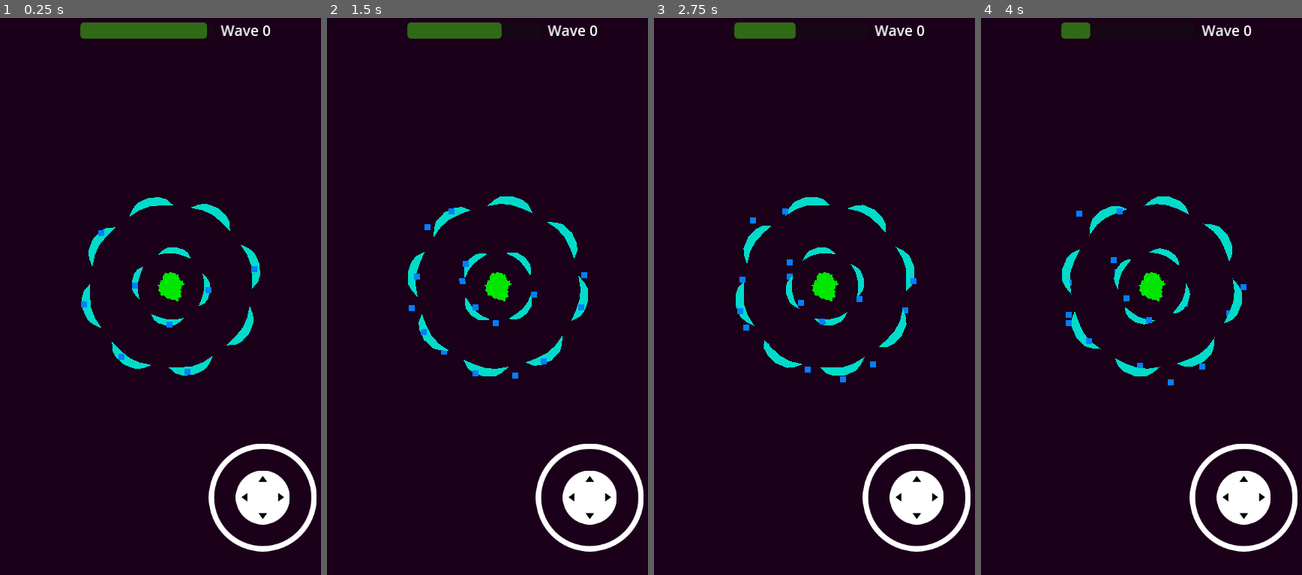
Above: before the commit, frames 1-4 (left to right).
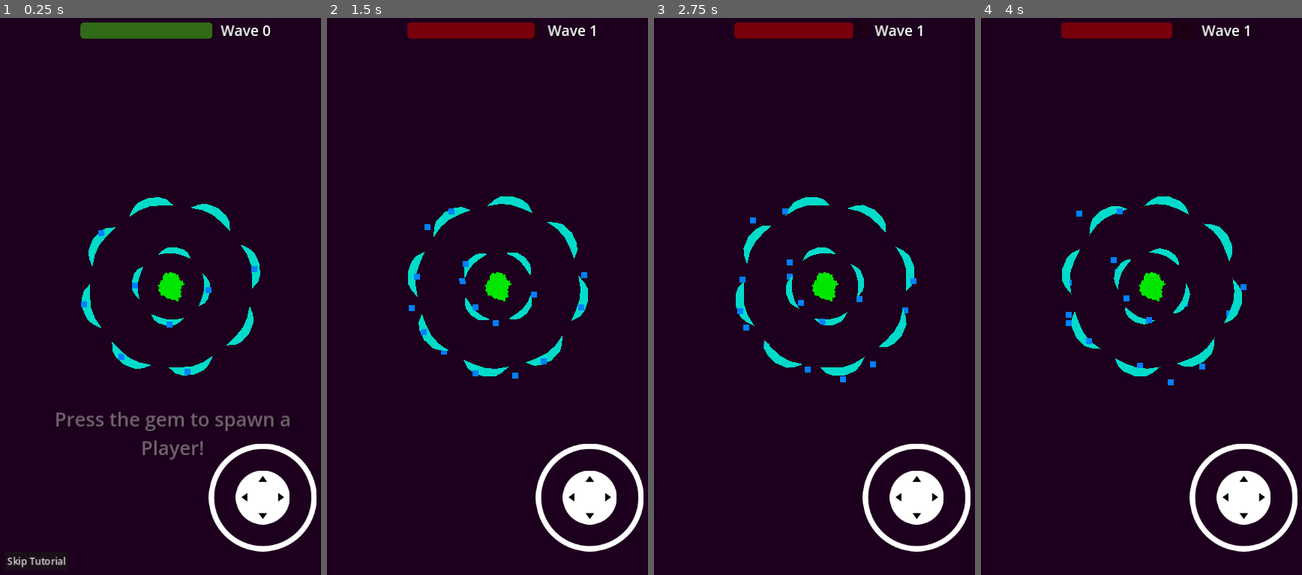
Above: after the commit, the same moments.

Repository: CatsAreCuteAndFast/Tower-Defense-Skilled
Game: Godot game, scene res://scenes/levels/main.tscn
Two runs of this game, one before a commit and one after it. Both use one fixed random seed, a clock stepped at 60 frames per second and the inputs below.
Inputs (mouse positions are in pixels of both pictures, inside the frame that each line leads up to):
- Up to frame 1 (0.25 s): no input
- Up to frame 2 (1.5 s): click (362, 563) at 0.5 s, where only the run after the commit has a clickable "Skip Tutorial"; move the mouse to (577, 257) at 1.27 s; hold D (right) from 1.28 s (still down); click (577, 257) at 1.35 s
- Up to frame 3 (2.75 s): release D (right) at 2 s; drag from (753, 318) to (808, 407) at 2.02 s
- Up to frame 4 (4 s): move the mouse to (1186, 151) at 2.77 s; hold D (right) 2.78-3.5 s; click (1186, 151) at 2.85 s; drag from (1135, 407) to (1045, 196) at 3.52 s

The runs differ from the first frame. In frame 1, 1.2% of the frame differs, in the area x 2-91%, y 0-99%; in frame 2, 1.2%; in frame 3, 1.1%; in frame 4, 1.1%.

Commit message:
Added tutorial

Diff:
--- a/project.godot
+++ b/project.godot
@@ -37,6 +37,7 @@
 spawner=""
 enemies=""
 camera=""
+tutorial=""
 
 [input]
 
--- a/scenes/enemy_spawner.tscn
+++ b/scenes/enemy_spawner.tscn
@@ -119,6 +119,14 @@
 theme_override_font_sizes/font_size = 24
 text = "Wave 0"
 
+[node name="Button" type="Button" parent="CanvasLayer/Control"]
+layout_mode = 0
+offset_left = -237.0
+offset_top = 903.0
+offset_right = -132.0
+offset_bottom = 934.0
+text = "Skip Tutorial"
+
 [node name="AnimationPlayer" type="AnimationPlayer" parent="."]
 libraries = {
 "": SubResource("AnimationLibrary_eemrt")
@@ -147,3 +155,5 @@
 z_index = -1
 scale = Vector2(1e-05, 1e-05)
 texture = SubResource("GradientTexture2D_diwlx")
+
+[connection signal="pressed" from="CanvasLayer/Control/Button" to="." method="_on_button_pressed"]
--- a/scenes/levels/main.tscn
+++ b/scenes/levels/main.tscn
@@ -5,13 +5,7 @@
 [ext_resource type="PackedScene" uid="uid://boso26ppywvcw" path="res://scenes/enemy_spawner.tscn" id="3_2eag5"]
 [ext_resource type="PackedScene" uid="uid://dmr0fcamx7t56" path="res://addons/virtual_joystick/virtual_joystick_scene.tscn" id="3_xf7wp"]
 [ext_resource type="AudioStream" uid="uid://nkaxx7xq1npc" path="res://sprites/Jasmine Whipers - Patrick Patrikios.mp3" id="5_r4lxt"]
-
-[sub_resource type="Environment" id="Environment_5jsac"]
-background_mode = 3
-glow_enabled = true
-glow_intensity = 1.0
-glow_strength = 0.9
-glow_blend_mode = 1
+[ext_resource type="PackedScene" uid="uid://iq7fpp28geq7" path="res://scenes/tutorial.tscn" id="6_kq333"]
 
 [node name="Node2D" type="Node2D"]
 
@@ -39,9 +33,6 @@
 
 [node name="TowerDecorations" parent="." instance=ExtResource("1_yt3to")]
 
-[node name="WorldEnvironment" type="WorldEnvironment" parent="."]
-environment = SubResource("Environment_5jsac")
-
 [node name="EnemySpawner" parent="." instance=ExtResource("3_2eag5")]
 
 [node name="CanvasLayer" type="CanvasLayer" parent="."]
@@ -66,3 +57,5 @@
 position = Vector2(-10, 5)
 stream = ExtResource("5_r4lxt")
 autoplay = true
+
+[node name="Tutorial" parent="." instance=ExtResource("6_kq333")]
--- /dev/null
+++ b/scenes/tutorial.tscn
@@ -0,0 +1,513 @@
+[gd_scene load_steps=5 format=3 uid="uid://iq7fpp28geq7"]
+
+[ext_resource type="Script" path="res://scripts/tutorial.gd" id="1_tjufq"]
+
+[sub_resource type="Animation" id="Animation_a128r"]
+resource_name = "tutorial"
+length = 35.0
+tracks/0/type = "value"
+tracks/0/imported = false
+tracks/0/enabled = true
+tracks/0/path = NodePath("Control/Label:visible")
+tracks/0/interp = 2
+tracks/0/loop_wrap = true
+tracks/0/keys = {
+"times": PackedFloat32Array(0, 5),
+"transitions": PackedFloat32Array(1, 1),
+"update": 1,
+"values": [true, false]
+}
+tracks/1/type = "value"
+tracks/1/imported = false
+tracks/1/enabled = true
+tracks/1/path = NodePath("Control/Label:self_modulate")
+tracks/1/interp = 2
+tracks/1/loop_wrap = true
+tracks/1/keys = {
+"times": PackedFloat32Array(0, 0.5, 4.5, 5),
+"transitions": PackedFloat32Array(1, 1, 1, 1),
+"update": 0,
+"values": [Color(1, 1, 1, 0), Color(1, 1, 1, 1), Color(1, 1, 1, 1), Color(1, 1, 1, 0)]
+}
+tracks/2/type = "value"
+tracks/2/imported = false
+tracks/2/enabled = true
+tracks/2/path = NodePath("Control/Label2:visible")
+tracks/2/interp = 2
+tracks/2/loop_wrap = true
+tracks/2/keys = {
+"times": PackedFloat32Array(5, 10),
+"transitions": PackedFloat32Array(1, 1),
+"update": 1,
+"values": [true, false]
+}
+tracks/3/type = "value"
+tracks/3/imported = false
+tracks/3/enabled = true
+tracks/3/path = NodePath("Control/Label2:self_modulate")
+tracks/3/interp = 2
+tracks/3/loop_wrap = true
+tracks/3/keys = {
+"times": PackedFloat32Array(5, 5.5, 9.5, 10),
+"transitions": PackedFloat32Array(1, 1, 1, 1),
+"update": 0,
+"values": [Color(1, 1, 1, 0), Color(1, 1, 1, 1), Color(1, 1, 1, 1), Color(1, 1, 1, 0)]
+}
+tracks/4/type = "value"
+tracks/4/imported = false
+tracks/4/enabled = true
+tracks/4/path = NodePath("Control/Label3:visible")
+tracks/4/interp = 2
+tracks/4/loop_wrap = true
+tracks/4/keys = {
+"times": PackedFloat32Array(10, 15),
+"transitions": PackedFloat32Array(1, 1),
+"update": 1,
+"values": [true, false]
+}
+tracks/5/type = "value"
+tracks/5/imported = false
+tracks/5/enabled = true
+tracks/5/path = NodePath("Control/Label3:self_modulate")
+tracks/5/interp = 2
+tracks/5/loop_wrap = true
+tracks/5/keys = {
+"times": PackedFloat32Array(10, 10.5, 14.5, 15),
+"transitions": PackedFloat32Array(1, 1, 1, 1),
+"update": 0,
+"values": [Color(1, 1, 1, 0), Color(1, 1, 1, 1), Color(1, 1, 1, 1), Color(1, 1, 1, 0)]
+}
+tracks/6/type = "value"
+tracks/6/imported = false
+tracks/6/enabled = true
+tracks/6/path = NodePath("Control/Label4:visible")
+tracks/6/interp = 2
+tracks/6/loop_wrap = true
+tracks/6/keys = {
+"times": PackedFloat32Array(15, 20),
+"transitions": PackedFloat32Array(1, 1),
+"update": 1,
+"values": [true, false]
+}
+tracks/7/type = "value"
+tracks/7/imported = false
+tracks/7/enabled = true
+tracks/7/path = NodePath("Control/Label4:self_modulate")
+tracks/7/interp = 2
+tracks/7/loop_wrap = true
+tracks/7/keys = {
+"times": PackedFloat32Array(15, 15.5, 19.5, 20),
+"transitions": PackedFloat32Array(1, 1, 1, 1),
+"update": 0,
+"values": [Color(1, 1, 1, 0), Color(1, 1, 1, 1), Color(1, 1, 1, 1), Color(1, 1, 1, 0)]
+}
+tracks/8/type = "value"
+tracks/8/imported = false
+tracks/8/enabled = true
+tracks/8/path = NodePath("Control/Label5:visible")
+tracks/8/interp = 2
+tracks/8/loop_wrap = true
+tracks/8/keys = {
+"times": PackedFloat32Array(20, 25),
+"transitions": PackedFloat32Array(1, 1),
+"update": 1,
+"values": [true, false]
+}
+tracks/9/type = "value"
+tracks/9/imported = false
+tracks/9/enabled = true
+tracks/9/path = NodePath("Control/Label5:self_modulate")
+tracks/9/interp = 2
+tracks/9/loop_wrap = true
+tracks/9/keys = {
+"times": PackedFloat32Array(20, 20.5, 24.5, 25),
+"transitions": PackedFloat32Array(1, 1, 1, 1),
+"update": 0,
+"values": [Color(1, 1, 1, 0), Color(1, 1, 1, 1), Color(1, 1, 1, 1), Color(1, 1, 1, 0)]
+}
+tracks/10/type = "value"
+tracks/10/imported = false
+tracks/10/enabled = true
+tracks/10/path = NodePath("Control/Label6:visible")
+tracks/10/interp = 2
+tracks/10/loop_wrap = true
+tracks/10/keys = {
+"times": PackedFloat32Array(25, 30),
+"transitions": PackedFloat32Array(1, 1),
+"update": 1,
+"values": [true, false]
+}
+tracks/11/type = "value"
+tracks/11/imported = false
+tracks/11/enabled = true
+tracks/11/path = NodePath("Control/Label6:self_modulate")
+tracks/11/interp = 2
+tracks/11/loop_wrap = true
+tracks/11/keys = {
+"times": PackedFloat32Array(25, 25.5, 29.5, 30),
+"transitions": PackedFloat32Array(1, 1, 1, 1),
+"update": 0,
+"values": [Color(1, 1, 1, 0), Color(1, 1, 1, 1), Color(1, 1, 1, 1), Color(1, 1, 1, 0)]
+}
+tracks/12/type = "value"
+tracks/12/imported = false
+tracks/12/enabled = true
+tracks/12/path = NodePath("Control/Label7:visible")
+tracks/12/interp = 2
+tracks/12/loop_wrap = true
+tracks/12/keys = {
+"times": PackedFloat32Array(30, 35),
+"transitions": PackedFloat32Array(1, 1),
+"update": 1,
+"values": [true, false]
+}
+tracks/13/type = "value"
+tracks/13/imported = false
+tracks/13/enabled = true
+tracks/13/path = NodePath("Control/Label7:self_modulate")
+tracks/13/interp = 2
+tracks/13/loop_wrap = true
+tracks/13/keys = {
+"times": PackedFloat32Array(30, 30.5, 34.5, 35),
+"transitions": PackedFloat32Array(1, 1, 1, 1),
+"update": 0,
+"values": [Color(1, 1, 1, 0), Color(1, 1, 1, 1), Color(1, 1, 1, 1), Color(1, 1, 1, 0)]
+}
+
+[sub_resource type="Animation" id="Animation_c210d"]
+length = 0.001
+tracks/0/type = "value"
+tracks/0/imported = false
+tracks/0/enabled = true
+tracks/0/path = NodePath("Control/Label:visible")
+tracks/0/interp = 1
+tracks/0/loop_wrap = true
+tracks/0/keys = {
+"times": PackedFloat32Array(0),
+"transitions": PackedFloat32Array(1),
+"update": 1,
+"values": [false]
+}
+tracks/1/type = "value"
+tracks/1/imported = false
+tracks/1/enabled = true
+tracks/1/path = NodePath("Control/Label:self_modulate")
+tracks/1/interp = 1
+tracks/1/loop_wrap = true
+tracks/1/keys = {
+"times": PackedFloat32Array(0),
+"transitions": PackedFloat32Array(1),
+"update": 0,
+"values": [Color(1, 1, 1, 1)]
+}
+tracks/2/type = "value"
+tracks/2/imported = false
+tracks/2/enabled = true
+tracks/2/path = NodePath("Control/Label2:visible")
+tracks/2/interp = 1
+tracks/2/loop_wrap = true
+tracks/2/keys = {
+"times": PackedFloat32Array(0),
+"transitions": PackedFloat32Array(1),
+"update": 1,
+"values": [false]
+}
+tracks/3/type = "value"
+tracks/3/imported = false
+tracks/3/enabled = true
+tracks/3/path = NodePath("Control/Label2:self_modulate")
+tracks/3/interp = 1
+tracks/3/loop_wrap = true
+tracks/3/keys = {
+"times": PackedFloat32Array(0),
+"transitions": PackedFloat32Array(1),
+"update": 0,
+"values": [Color(1, 1, 1, 0)]
+}
+tracks/4/type = "value"
+tracks/4/imported = false
+tracks/4/enabled = true
+tracks/4/path = NodePath("Control/Label3:visible")
+tracks/4/interp = 1
+tracks/4/loop_wrap = true
+tracks/4/keys = {
+"times": PackedFloat32Array(0),
+"transitions": PackedFloat32Array(1),
+"update": 1,
+"values": [false]
+}
+tracks/5/type = "value"
+tracks/5/imported = false
+tracks/5/enabled = true
+tracks/5/path = NodePath("Control/Label3:self_modulate")
+tracks/5/interp = 1
+tracks/5/loop_wrap = true
+tracks/5/keys = {
+"times": PackedFloat32Array(0),
+"transitions": PackedFloat32Array(1),
+"update": 0,
+"values": [Color(1, 1, 1, 0)]
+}
+tracks/6/type = "value"
+tracks/6/imported = false
+tracks/6/enabled = true
+tracks/6/path = NodePath("Control/Label4:visible")
+tracks/6/interp = 1
+tracks/6/loop_wrap = true
+tracks/6/keys = {
+"times": PackedFloat32Array(0),
+"transitions": PackedFloat32Array(1),
+"update": 1,
+"values": [false]
+}
+tracks/7/type = "value"
+tracks/7/imported = false
+tracks/7/enabled = true
+tracks/7/path = NodePath("Control/Label4:self_modulate")
+tracks/7/interp = 1
+tracks/7/loop_wrap = true
+tracks/7/keys = {
+"times": PackedFloat32Array(0),
+"transitions": PackedFloat32Array(1),
+"update": 0,
+"values": [Color(1, 1, 1, 0)]
+}
+tracks/8/type = "value"
+tracks/8/imported = false
+tracks/8/enabled = true
+tracks/8/path = NodePath("Control/Label5:visible")
+tracks/8/interp = 1
+tracks/8/loop_wrap = true
+tracks/8/keys = {
+"times": PackedFloat32Array(0),
+"transitions": PackedFloat32Array(1),
+"update": 1,
+"values": [false]
+}
+tracks/9/type = "value"
+tracks/9/imported = false
+tracks/9/enabled = true
+tracks/9/path = NodePath("Control/Label5:self_modulate")
+tracks/9/interp = 1
+tracks/9/loop_wrap = true
+tracks/9/keys = {
+"times": PackedFloat32Array(0),
+"transitions": PackedFloat32Array(1),
+"update": 0,
+"values": [Color(1, 1, 1, 0)]
+}
+tracks/10/type = "value"
+tracks/10/imported = false
+tracks/10/enabled = true
+tracks/10/path = NodePath("Control/Label6:visible")
+tracks/10/interp = 1
+tracks/10/loop_wrap = true
+tracks/10/keys = {
+"times": PackedFloat32Array(0),
+"transitions": PackedFloat32Array(1),
+"update": 1,
+"values": [false]
+}
+tracks/11/type = "value"
+tracks/11/imported = false
+tracks/11/enabled = true
+tracks/11/path = NodePath("Control/Label6:self_modulate")
+tracks/11/interp = 1
+tracks/11/loop_wrap = true
+tracks/11/keys = {
+"times": PackedFloat32Array(0),
+"transitions": PackedFloat32Array(1),
+"update": 0,
+"values": [Color(1, 1, 1, 0)]
+}
+tracks/12/type = "value"
+tracks/12/imported = false
+tracks/12/enabled = true
+tracks/12/path = NodePath("Control/Label7:visible")
+tracks/12/interp = 1
+tracks/12/loop_wrap = true
+tracks/12/keys = {
+"times": PackedFloat32Array(0),
+"transitions": PackedFloat32Array(1),
+"update": 1,
+"values": [false]
+}
+tracks/13/type = "value"
+tracks/13/imported = false
+tracks/13/enabled = true
+tracks/13/path = NodePath("Control/Label7:self_modulate")
+tracks/13/interp = 1
+tracks/13/loop_wrap = true
+tracks/13/keys = {
+"times": PackedFloat32Array(0),
+"transitions": PackedFloat32Array(1),
+"update": 0,
+"values": [Color(1, 1, 1, 0)]
+}
+
+[sub_resource type="AnimationLibrary" id="AnimationLibrary_argmh"]
+_data = {
+"RESET": SubResource("Animation_c210d"),
+"tutorial": SubResource("Animation_a128r")
+}
+
+[node name="Tutorial" type="CanvasLayer" groups=["tutorial"]]
+script = ExtResource("1_tjufq")
+
+[node name="Control" type="Control" parent="."]
+layout_mode = 3
+anchor_left = 0.5
+anchor_top = 0.72
+anchor_right = 0.5
+anchor_bottom = 0.72
+offset_left = -20.0
+offset_top = -18.0
+offset_right = 20.0
+offset_bottom = 22.0
+grow_horizontal = 2
+grow_vertical = 2
+
+[node name="Label" type="Label" parent="Control"]
+visible = false
+layout_mode = 1
+anchors_preset = -1
+anchor_left = 0.5
+anchor_top = 0.262
+anchor_right = 0.5
+anchor_bottom = 0.262
+offset_left = -207.0
+offset_top = -13.48
+offset_right = 214.0
+offset_bottom = 209.52
+theme_override_colors/font_shadow_color = Color(0, 0, 0, 1)
+theme_override_constants/shadow_offset_x = 3
+theme_override_font_sizes/font_size = 32
+text = "Press the gem to spawn a Player!"
+horizontal_alignment = 1
+autowrap_mode = 3
+
+[node name="Label2" type="Label" parent="Control"]
+visible = false
+self_modulate = Color(1, 1, 1, 0)
+layout_mode = 1
+anchors_preset = -1
+anchor_left = 0.5
+anchor_top = 0.262
+anchor_right = 0.5
+anchor_bottom = 0.262
+offset_left = -207.0
+offset_top = -13.48
+offset_right = 214.0
+offset_bottom = 209.52
+theme_override_colors/font_shadow_color = Color(0, 0, 0, 1)
+theme_override_constants/shadow_offset_x = 3
+theme_override_font_sizes/font_size = 32
+text = "You can spawn as many players as you want."
+horizontal_alignment = 1
+autowrap_mode = 3
+
+[node name="Label3" type="Label" parent="Control"]
+visible = false
+self_modulate = Color(1, 1, 1, 0)
+layout_mode = 1
+anchors_preset = -1
+anchor_left = 0.5
+anchor_top = 0.262
+anchor_right = 0.5
+anchor_bottom = 0.262
+offset_left = -207.0
+offset_top = -13.48
+offset_right = 214.0
+offset_bottom = 209.52
+theme_override_colors/font_shadow_color = Color(0, 0, 0, 1)
+theme_override_constants/shadow_offset_x = 3
+theme_override_font_sizes/font_size = 32
+text = "You can only control one player at once."
+horizontal_alignment = 1
+autowrap_mode = 3
+
+[node name="Label4" type="Label" parent="Control"]
+visible = false
+self_modulate = Color(1, 1, 1, 0)
+layout_mode = 1
+anchors_preset = -1
+anchor_left = 0.5
+anchor_top = 0.262
+anchor_right = 0.5
+anchor_bottom = 0.262
+offset_left = -207.0
+offset_top = -13.48
+offset_right = 214.0
+offset_bottom = 209.52
+theme_override_colors/font_shadow_color = Color(0, 0, 0, 1)
+theme_override_constants/shadow_offset_x = 3
+theme_override_font_sizes/font_size = 32
+text = "By clicking on a player, you gain control of it."
+horizontal_alignment = 1
+autowrap_mode = 3
+
+[node name="Label5" type="Label" parent="Control"]
+visible = false
+self_modulate = Color(1, 1, 1, 0)
+layout_mode = 1
+anchors_preset = -1
+anchor_left = 0.5
+anchor_top = 0.262
+anchor_right = 0.5
+anchor_bottom = 0.262
+offset_left = -207.0
+offset_top = -13.48
+offset_right = 214.0
+offset_bottom = 209.52
+theme_override_colors/font_shadow_color = Color(0, 0, 0, 1)
+theme_override_constants/shadow_offset_x = 3
+theme_override_font_sizes/font_size = 32
+text = "Let the green enemies in your base."
+horizontal_alignment = 1
+autowrap_mode = 3
+
+[node name="Label6" type="Label" parent="Control"]
+visible = false
+self_modulate = Color(1, 1, 1, 0)
+layout_mode = 1
+anchors_preset = -1
+anchor_left = 0.5
+anchor_top = 0.262
+anchor_right = 0.5
+anchor_bottom = 0.262
+offset_left = -207.0
+offset_top = -13.48
+offset_right = 214.0
+offset_bottom = 209.52
+theme_override_colors/font_shadow_color = Color(0, 0, 0, 1)
+theme_override_constants/shadow_offset_x = 3
+theme_override_font_sizes/font_size = 32
+text = "Destroy the red enemies by moving a player in their path!"
+horizontal_alignment = 1
+autowrap_mode = 3
+
+[node name="Label7" type="Label" parent="Control"]
+visible = false
+self_modulate = Color(1, 1, 1, 0)
+layout_mode = 1
+anchors_preset = -1
+anchor_left = 0.5
+anchor_top = 0.262
+anchor_right = 0.5
+anchor_bottom = 0.262
+offset_left = -207.0
+offset_top = -13.48
+offset_right = 214.0
+offset_bottom = 209.52
+theme_override_colors/font_shadow_color = Color(0, 0, 0, 1)
+theme_override_constants/shadow_offset_x = 3
+theme_override_font_sizes/font_size = 32
+text = "Good Luck!"
+horizontal_alignment = 1
+autowrap_mode = 3
+
+[node name="AnimationPlayer" type="AnimationPlayer" parent="."]
+libraries = {
+"": SubResource("AnimationLibrary_argmh")
+}
+autoplay = "tutorial"
--- a/scripts/enemy_spawner.gd
+++ b/scripts/enemy_spawner.gd
@@ -3,8 +3,10 @@
 @onready var wave_progress: ProgressBar = $CanvasLayer/Control/WaveProgress
 @onready var wave_text: Label = $CanvasLayer/Control/WaveText
 @onready var animation_player: AnimationPlayer = $AnimationPlayer
+@onready var button: Button = $CanvasLayer/Control/Button
 
 @export var wave_length = 10.0
+@export var first_break = 35.0
 @export var break_between_waves = 5.0
 @export var first_wave_enemies = 5
 @export var enemies_per_wave = 1
@@ -16,13 +18,18 @@
 var wave = 0
 var enemies_to_spawn : int
 var when_to_spawn : Array[float]
+var first_wave = true
 
 func _ready() -> void:
 	create_random_increments(wave_length - 10, enemies_to_spawn)
 
 func _process(delta: float) -> void:
 	elapsed_time += delta
-	if current_state == "idle" and elapsed_time > break_between_waves:
+	if (current_state == "idle" and elapsed_time > break_between_waves and not first_wave) or first_wave and elapsed_time > first_break:
+		if first_wave:
+			first_wave = false
+			button.queue_free()
+			get_tree().get_first_node_in_group("tutorial").hide_tutorial()
 		current_state = "attack"
 		elapsed_time = 0.0
 
@@ -44,7 +51,10 @@
 		wave_progress.value = 1 - min(1, elapsed_time / wave_length)
 		check_for_enemy_spawn()
 	elif current_state == "idle":
-		wave_progress.value = 1 - min(1, elapsed_time / break_between_waves)
+		if first_wave:
+			wave_progress.value = 1 - min(1, elapsed_time / first_break)
+		else:
+			wave_progress.value = 1 - min(1, elapsed_time / break_between_waves)
 
 
 func create_random_increments(time : float, amount : int):
@@ -65,3 +75,7 @@
 func delete_players():
 	for player in get_tree().get_nodes_in_group("players"):
 		player.destroy(false)
+
+
+func _on_button_pressed() -> void:
+	elapsed_time = 100.0
--- /dev/null
+++ b/scripts/tutorial.gd
@@ -0,0 +1,4 @@
+extends CanvasLayer
+
+func hide_tutorial():
+	queue_free()
